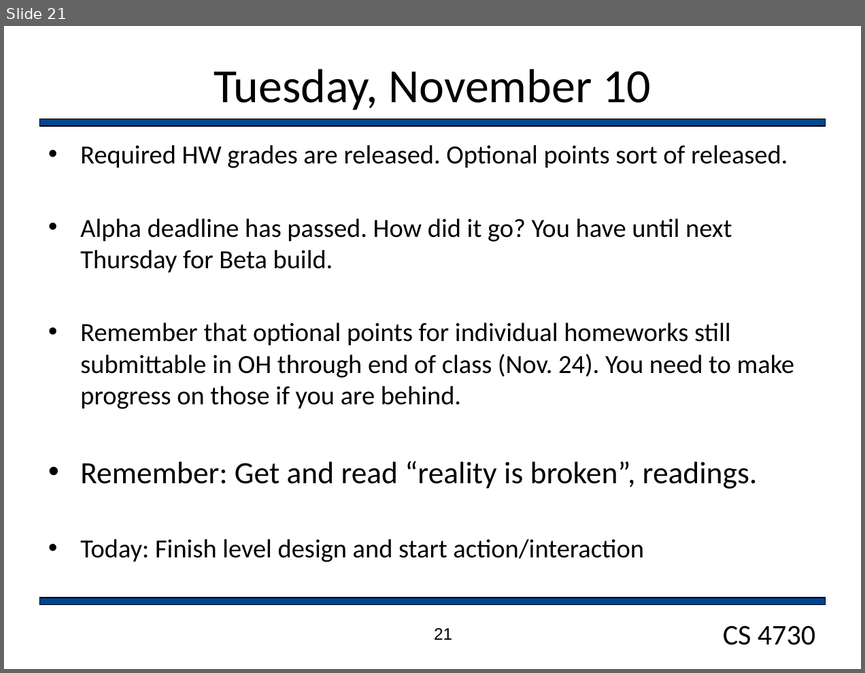
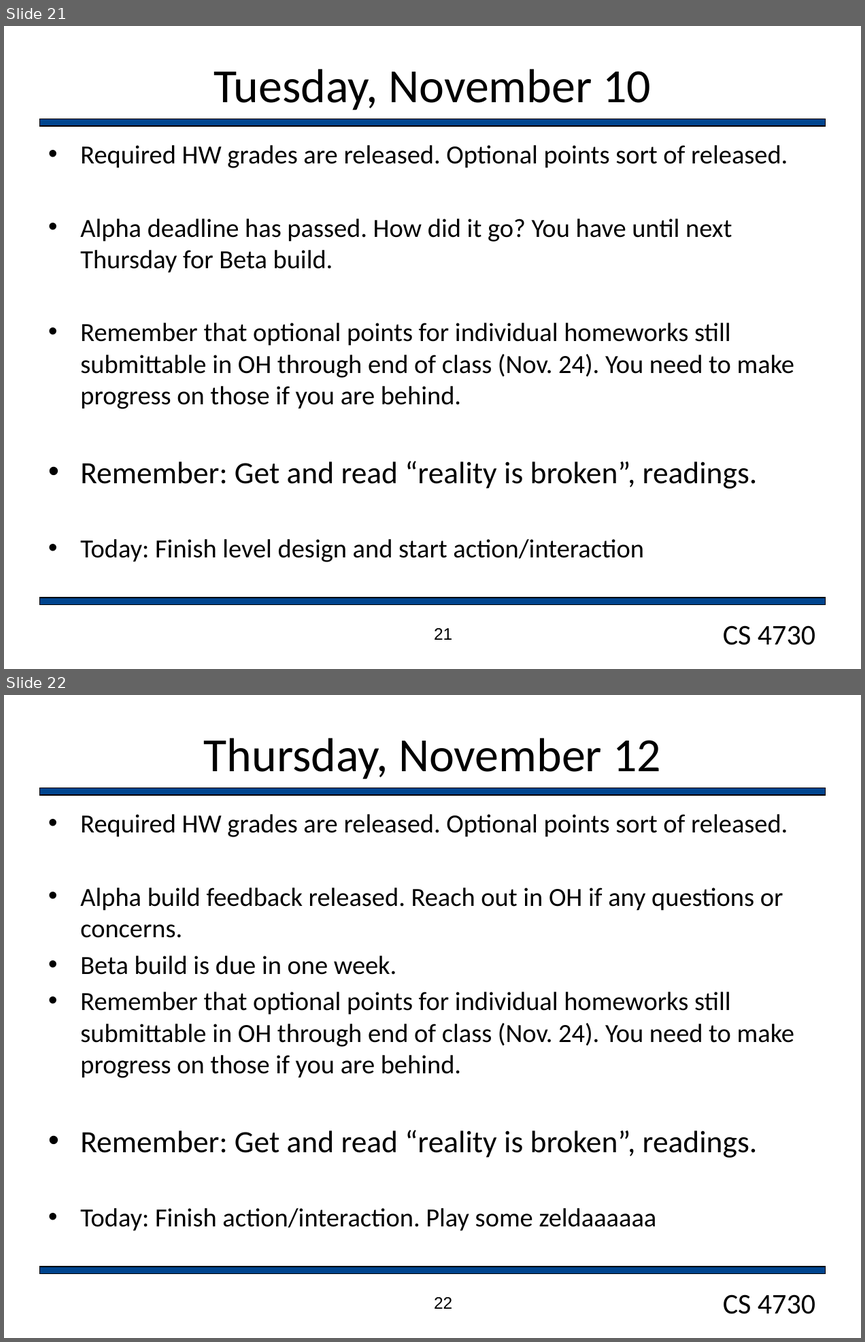
Before and after one commit to markfloryan/gamedesign, a slide deck: slides/dailyAnnouncements.pptx. Shown one above the other, each under a label of ours: slide 21 before the commit, slides 21 and 22 after it. The pictures are 865x673 and 865x1342 pixels, drawn with LibreOffice and Linux fonts; fonts in the diff are those of the drawing; background and template pictures are left out. Boxes give left, top, right and bottom in pixels: in the first picture for what was removed or moved away, otherwise in the second. Text is boxed around its words. In the diff, an @@ line names an element or a change of style, - is before the commit and + after.

```diff
--- a/slides/dailyAnnouncements.pptx
+++ b/slides/dailyAnnouncements.pptx
@@ slide 22 added at [4,695,861,1338], background #FFFFFF; not listed: 3 template elements that a slide beside it also shows @@
@@ title added at [204,738,661,779], 40 pt, text #000000 @@
+Thursday, November 12
@@ text added at [80,814,794,1231], 22 pt, text #000000 @@
+• Required HW grades are released. Optional points sort of released.
+• Alpha build feedback released. Reach out in OH if any questions or concerns.
+• Beta build is due in one week.
+• Remember that optional points for individual homeworks still submittable in OH through end of class (Nov. 24). You need to make progress on those if you are behind.
+• Remember: Get and read “reality is broken”, readings.
+• Today: Finish action/interaction. Play some zeldaaaaaa
@@ page number added at [434,1297,452,1308], 14 pt, text #000000 @@
+22
```
Also in this commit, not shown: 5 other files.
